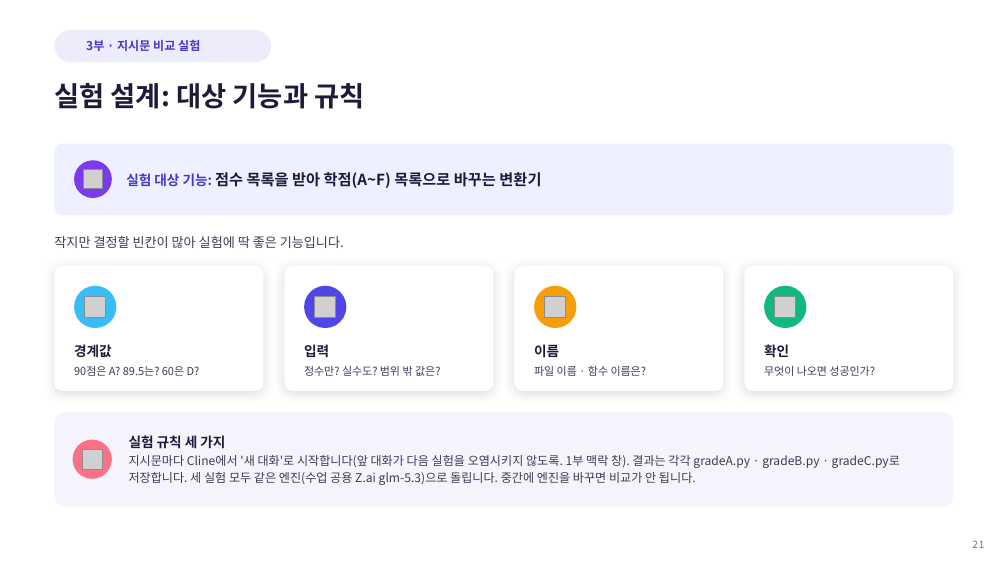
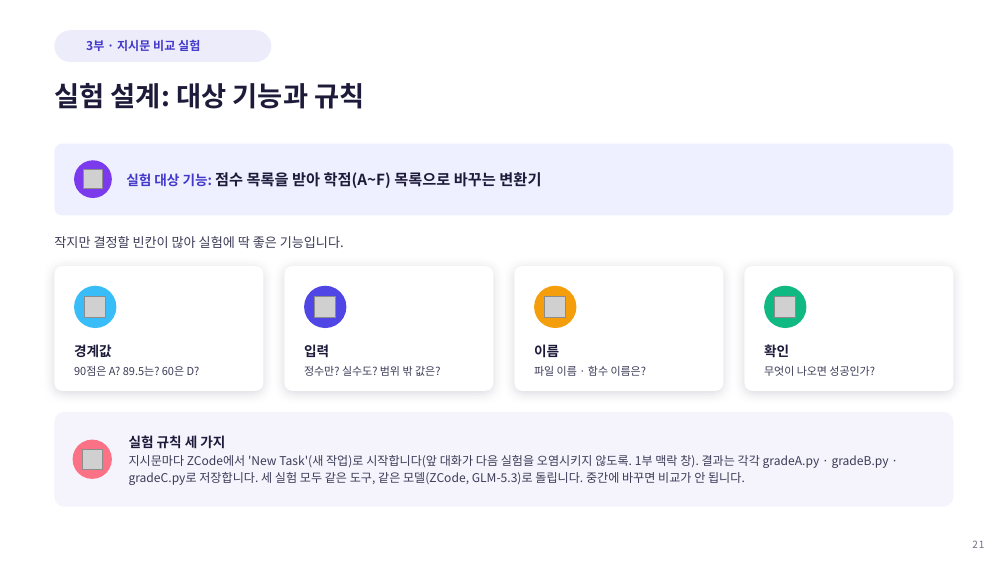
Before and after one commit to Sangdon-Park/Sangdon-Park.github.io, a slide deck: slide 21 of data/생성형 AI 소프트웨어공학/생성형AI소프트웨어공학_3강.pptx. Drawn at 1008x567 pixels with LibreOffice and Linux fonts; fonts in the diff are those of the drawing; grey boxes stand for pictures; background and template pictures are left out. Boxes give left, top, right and bottom in pixels: in the first picture for what was removed or moved away, otherwise in the second. Text is boxed around its words. In the diff, an @@ line names an element or a change of style, - is before the commit and + after.

```diff
--- a/data/생성형 AI 소프트웨어공학/생성형AI소프트웨어공학_3강.pptx
+++ b/data/생성형 AI 소프트웨어공학/생성형AI소프트웨어공학_3강.pptx
@@ text at box(129, 435, 889, 485): text changed @@
-실험 규칙 세 가지
-지시문마다 Cline에서 '새 대화'로 시작합니다(앞 대화가 다음 실험을 오염시키지 않도록. 1부 맥락 창). 결과는 각각 gradeA.py · gradeB.py · gradeC.py로 저장합니다. 세 실험 모두 같은 엔진(수업 공용 Z.ai glm-5.3)으로 돌립니다. 중간에 엔진을 바꾸면 비교가 안 됩니다.
+실험 규칙 세 가지
+지시문마다 ZCode에서 'New Task'(새 작업)로 시작합니다(앞 대화가 다음 실험을 오염시키지 않도록. 1부 맥락 창). 결과는 각각 gradeA.py · gradeB.py · gradeC.py로 저장합니다. 세 실험 모두 같은 도구, 같은 모델(ZCode, GLM-5.3)로 돌립니다. 중간에 바꾸면 비교가 안 됩니다.
```
Also in this commit, not shown: 3 other slides changed, 35 other files.
